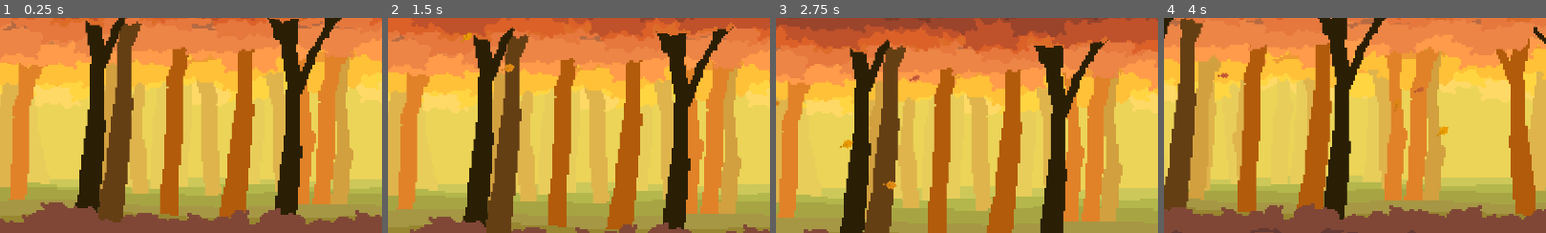
Above: before the commit, frames 1-4 (left to right).
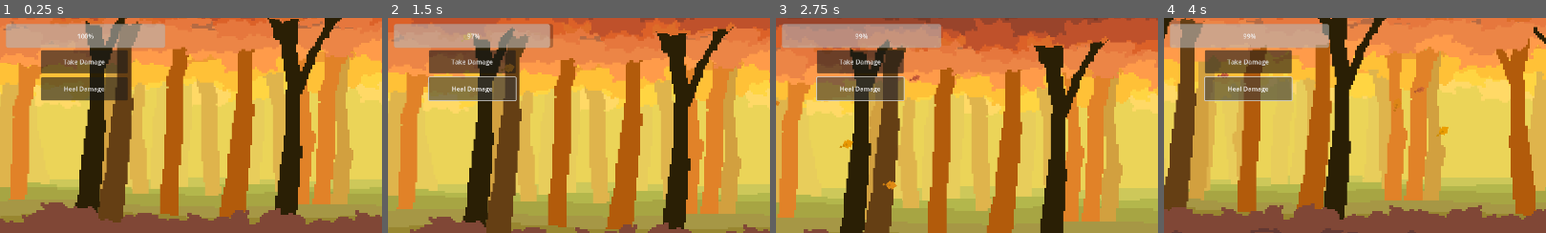
Above: after the commit, the same moments.

Repository: LordRevan36/software_development_platformer
Game: Godot game, scene res://main.tscn
Two runs of this game, one before a commit and one after it. Both use one fixed random seed, a clock stepped at 60 frames per second and the inputs below.
Inputs (mouse positions are % of the whole screen's width and height, from its top left):
- Up to frame 1 (0.25 s): no input
- Up to frame 2 (1.5 s): click (11, 10) at 0.5 s, where only the run after the commit has a clickable "Take Damage"; click (11, 16) at 1.25 s, where only the run after the commit has a clickable "Heal Damage"
- Up to frame 3 (2.75 s): hold C (FlipRight) from 2.03 s (still down); tap X (Attack 1) at 2.1 s
- Up to frame 4 (4 s): release C (FlipRight) at 2.78 s; hold Z (FlipLeft) 2.78-3.53 s; tap X (Attack 1) at 2.85, 3.6 s; hold C (FlipRight) from 3.53 s (still down)
The pictures show only the part of the screen within x 0-50%, y 0-50%; the shares and areas given below are measured in that part.

The runs differ from the first frame. In frame 1, 8.8% of the frame differs, in the area x 1-44%, y 2-39%; in frame 2, 9.3%; in frame 3, 9.3%; in frame 4, 9.8%.

Commit message:
YAY HEALTH BAR!!

Diff:
--- a/software-development-platformer/Player/player.gd
+++ b/software-development-platformer/Player/player.gd
@@ -11,7 +11,27 @@
 var facing = 1 #1 for right, -1 for left
 var hardLand = false #used to do landing animation after a large fall, but not tiny gaps
 
+#Healthbar
+signal health_changed(current, max)
+@export var MAX_Health := 100
+var health := MAX_Health
+
+#function for taking damage
+func take_damage(amount: int) -> void:
+	health = max(health - amount, 0)
+	emit_signal("health_changed", health, MAX_Health)
+	if health < 0:
+		health = 0
+
+#function for healing
+func heal(amount: int) -> void:
+	health = max(health + amount, 0)
+	emit_signal("health_changed", health, MAX_Health)
+	if health > MAX_Health:
+		health = MAX_Health
+
 func _physics_process(delta: float) -> void:
+
 	if (AnimSprite.animation == "attack") or (AnimSprite.animation == "backflip") or (AnimSprite.animation == "frontflip")  or (AnimSprite.animation == "crouch") or (AnimSprite.animation == "land"):
 		activeAction = true
 	else:
--- /dev/null
+++ b/software-development-platformer/button.gd
@@ -0,0 +1,6 @@
+extends Button
+@onready var player := get_tree().get_first_node_in_group("Player")
+
+# Called when the node enters the scene tree for the first time.
+func _pressed() -> void:
+	player.take_damage(10)
--- /dev/null
+++ b/software-development-platformer/heal_button.gd
@@ -0,0 +1,7 @@
+extends Button
+@onready var player := get_tree().get_first_node_in_group("Player")
+
+
+# Called when the node enters the scene tree for the first time.
+func _pressed() -> void:
+	player.heal(10)
--- /dev/null
+++ b/software-development-platformer/health_bar.gd
@@ -0,0 +1,18 @@
+extends ProgressBar
+@onready var player := get_tree().get_first_node_in_group("Player")
+
+
+# Called when the node enters the scene tree for the first time.
+func _ready() -> void:
+	max_value = player.MAX_Health
+	value = player.health
+	player.health_changed.connect(update_health)
+
+var target_value := value
+
+func update_health(current: int, max_h) -> void:
+	max_value = max_h
+	target_value = current
+
+func _process(delta):
+	value = lerp(value, target_value, delta * 8)
--- a/software-development-platformer/main.tscn
+++ b/software-development-platformer/main.tscn
@@ -14,6 +14,9 @@
 [ext_resource type="Texture2D" uid="uid://d15b6nmtxas3j" path="res://Assets/Forest/BushyGrass.png" id="7_5vw27"]
 [ext_resource type="Texture2D" uid="uid://ul3588q4vy3l" path="res://Assets/Forest/LeafParticle2.png" id="7_ycdy4"]
 [ext_resource type="Texture2D" uid="uid://cq7cgkb2e5fi8" path="res://Assets/Forest/BigTree.png" id="9_kek77"]
+[ext_resource type="Script" uid="uid://bqovlgcavqgg2" path="res://health_bar.gd" id="15_vivmo"]
+[ext_resource type="Script" uid="uid://dhqon0kvpcrte" path="res://button.gd" id="16_2cqfq"]
+[ext_resource type="Script" uid="uid://qy3w7jrwih6c" path="res://heal_button.gd" id="17_yaehf"]
 
 [sub_resource type="Gradient" id="Gradient_w48qg"]
 offsets = PackedFloat32Array(0, 0.33490565, 0.8018868, 1)
@@ -710,7 +713,7 @@
 process_material = SubResource("ParticleProcessMaterial_vivmo")
 script = SubResource("GDScript_2cqfq")
 
-[node name="Player" parent="." instance=ExtResource("1_bo1nx")]
+[node name="Player" parent="." groups=["Player"] instance=ExtResource("1_bo1nx")]
 
 [node name="Camera2D" type="Camera2D" parent="Player"]
 offset = Vector2(0, -100)
@@ -901,3 +904,29 @@
 
 [node name="CollisionShape2D" type="CollisionShape2D" parent="StaticBody2D"]
 shape = SubResource("WorldBoundaryShape2D_0xm2m")
+
+[node name="CanvasLayer" type="CanvasLayer" parent="."]
+offset = Vector2(15, 15)
+transform = Transform2D(1, 0, 0, 1, 15, 15)
+
+[node name="HealthBar" type="ProgressBar" parent="CanvasLayer" groups=["Player"]]
+offset_right = 400.0
+offset_bottom = 60.0
+value = 100.0
+script = ExtResource("15_vivmo")
+
+[node name="DamageButton" type="Button" parent="CanvasLayer"]
+offset_left = 88.0
+offset_top = 66.0
+offset_right = 306.0
+offset_bottom = 124.0
+text = "Take Damage"
+script = ExtResource("16_2cqfq")
+
+[node name="HealButton" type="Button" parent="CanvasLayer"]
+offset_left = 88.0
+offset_top = 134.0
+offset_right = 306.0
+offset_bottom = 192.0
+text = "Heal Damage"
+script = ExtResource("17_yaehf")
Not shown, added: software-development-platformer/button.gd.uid
Not shown, added: software-development-platformer/heal_button.gd.uid
Not shown, added: software-development-platformer/health_bar.gd.uid
Not shown: 1 places in software-development-platformer/main.tscn that only renumber resources
